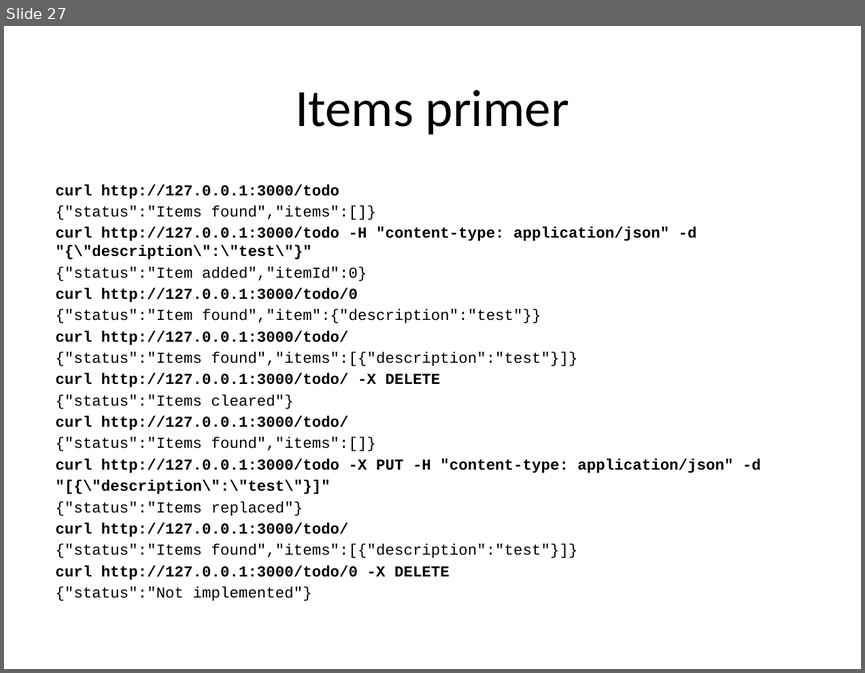
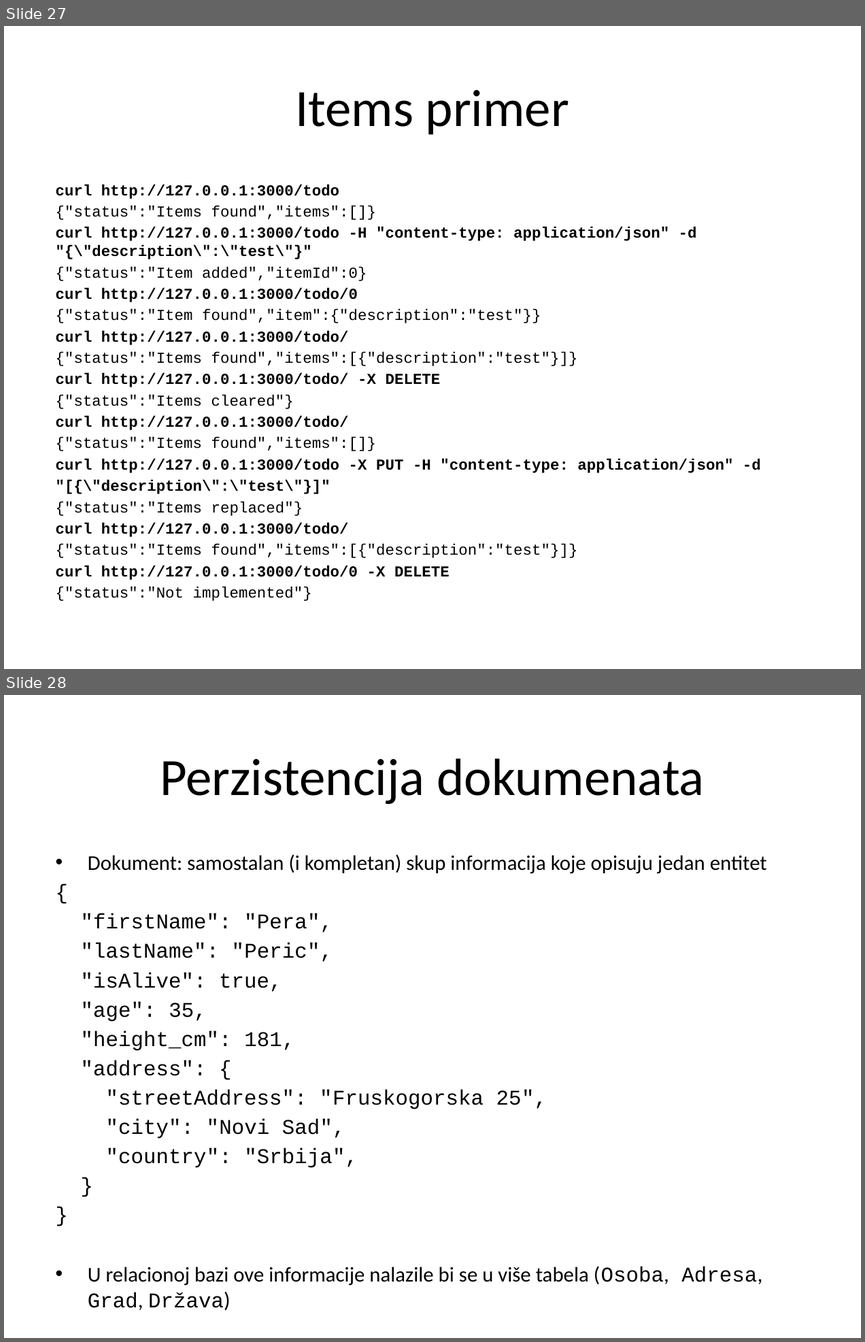
Before and after one commit to XWS2016/BackEnd, a slide deck: 02_REST_servisi/BackEnd_02_REST_servisi.pptx. Shown one above the other, each under a label of ours: slide 27 before the commit, slides 27 and 28 after it. The pictures are 865x673 and 865x1342 pixels, drawn with LibreOffice and Linux fonts; fonts in the diff are those of the drawing. Boxes give left, top, right and bottom in pixels: in the first picture for what was removed or moved away, otherwise in the second. Text is boxed around its words. In the diff, an @@ line names an element or a change of style, - is before the commit and + after.

```diff
--- a/02_REST_servisi/BackEnd_02_REST_servisi.pptx
+++ b/02_REST_servisi/BackEnd_02_REST_servisi.pptx
@@ slide 28 added at (x1=4, y1=695, x2=861, y2=1338), background #FFFFFF @@
@@ title added at (x1=160, y1=758, x2=704, y2=804), 44 pt, text #000000 @@
+Perzistencija dokumenata
@@ text added at (x1=81, y1=854, x2=767, y2=1308), 17.6 pt, text #000000 @@
+• Dokument: samostalan (i kompletan) skup informacija koje opisuju jedan entitet
+{
+"firstName": "Pera",
+"lastName": "Peric",
+"isAlive": true,
+"age": 35,
+"height_cm": 181,
+"address": {
+"streetAddress": "Fruskogorska 25",
+"city": "Novi Sad",
+"country": "Srbija",
+}
+}
+• U relacionoj bazi ove informacije nalazile bi se u više tabela (Osoba, Adresa, Grad, Država)
```
Also in this commit, not shown: 1 slide changed, 13 other slides added, 12 other files.
